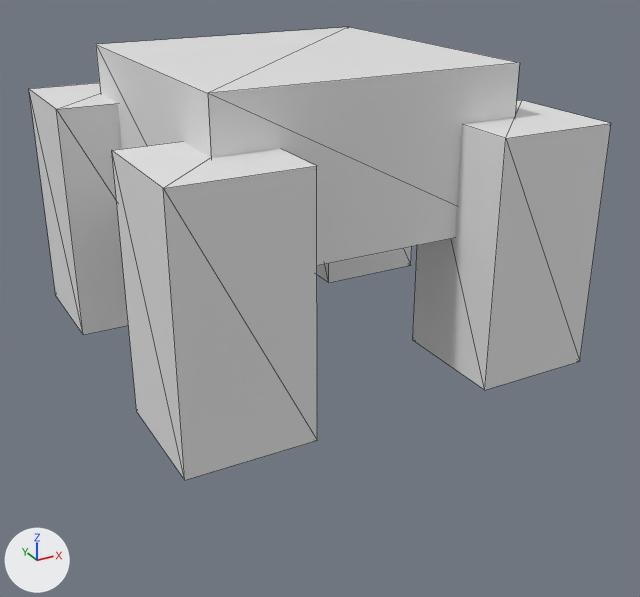
Before and after pictures for a commit that changed the glTF model fourlegs.glb.
Camera for both pictures: a 50 mm lens placed at (-2.66, -5.18, 1.97), pointed at (0.07, -0.22, -0.51). The axes (+X, +Y, +Z) are drawn at lower left. The lights are the same throughout. Mesh edges are drawn as thin lines. Vertices at the same position are counted once.
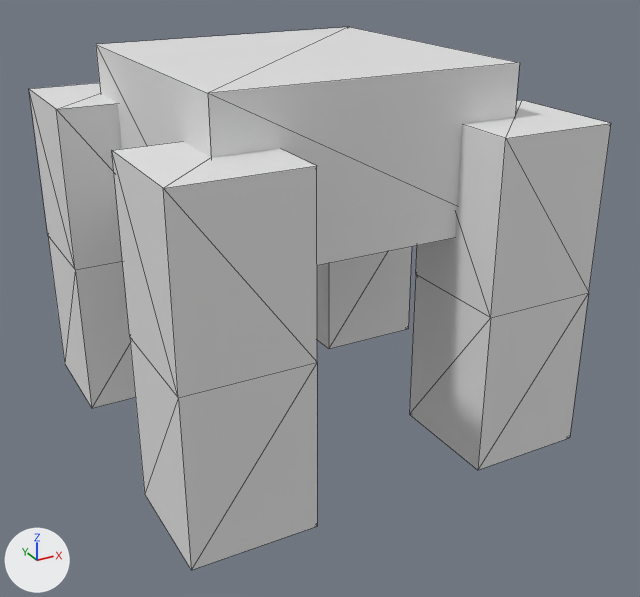
The newer file is also turned or shifted as a whole; pictures and numbers use the older file's frame.

Location of each change, [x1, y1, x2, y2] in pixels of the pictures (640 x 597 px):
'Cube.002', reshaped (20% taller)
    before: [29, 27, 611, 480]
    after: [29, 27, 611, 570]
part 1 of me_cube_002, built on
    before: [30, 96, 590, 480]
    after: [30, 96, 590, 570]

What the commit changed:
me_cube_002 is used by ob_cube_002; location (0.0, 0.0, 0.0).
me_cube_002 had 40 vertices, 60 faces and spanned x -1.4..1.4, y -1.4..1.4, z -0.8..1.13.
me_cube_002 now has 56 vertices, 92 faces and spans x -1.4..1.4, y -1.4..1.4, z -1.4..1.13.
Part 1, on me_cube_002:
8 faces are deleted.
16 vertices in x -1.4..1.4, y -1.4..1.4, z -0.8 move by (0.0, 0.0, 0.5).
16 new vertices lie (0.0, 0.0, -1.1) away from vertices in x -1.4..1.4, y -1.4..1.4, z -0.8.
40 new faces join them.
